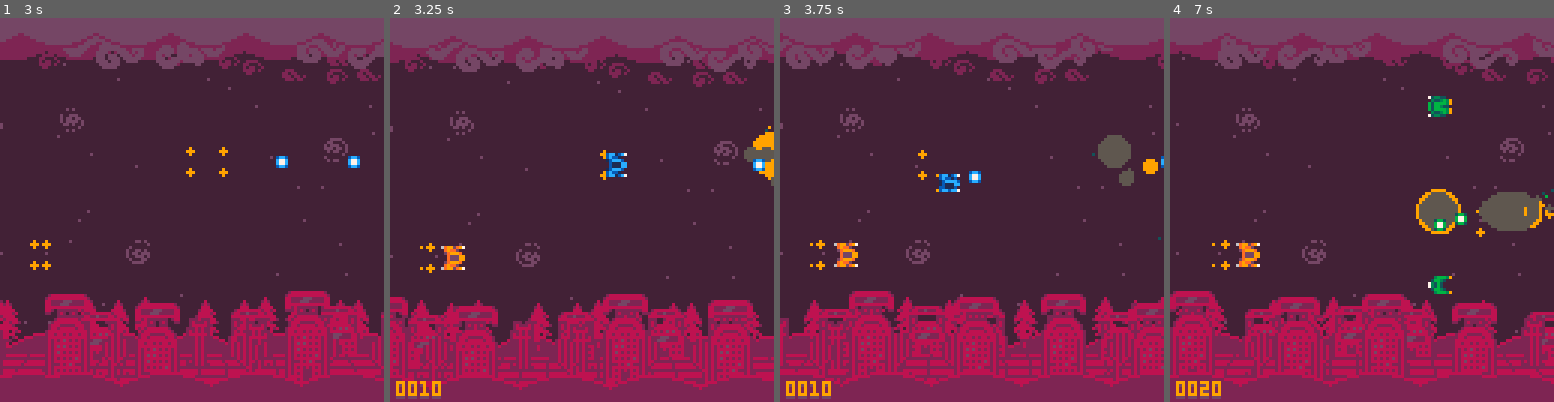
Above: before the commit, frames 1-4 (left to right).
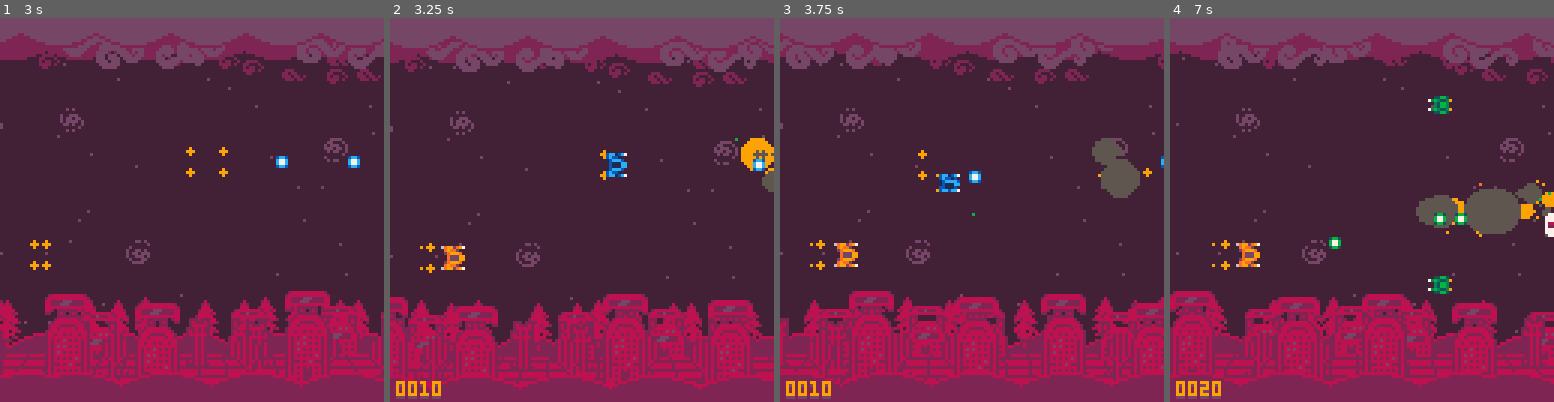
Above: after the commit, the same moments.

Repository: Sarah-Duck/toxic-invaders
Game: PICO-8 cartridge pico-bhell.p8
The game is run twice, just before and just after one commit, with the same random seed, the same clock (stepped at 60 frames per second) and the same inputs.
Inputs:
- Up to frame 1 (3 s): tap X (X key) at 0.33, 1.07, 1.85, 2.97 s; tap O (Z key) at 0.7, 1.7, 2.1, 2.5, 2.9 s; hold Right 1.6-2.1 s; hold Up 2.15-2.42 s; hold Right from 2.47 s (still down)
- Up to frame 2 (3.25 s): release Right at 3.03 s; hold Left from 3.08 s (still down)
- Up to frame 3 (3.75 s): tap O (Z key) at 3.3, 3.7 s; release Left at 3.58 s; hold Down from 3.63 s (still down)
- Up to frame 4 (7 s): release Down at 3.97 s; hold Right 4.02-4.68 s; tap X (X key) at 4.08, 5.2, 6.32 s; tap O (Z key) every 0.4 s from 4.1 to 6.9 s; hold Up 4.73-5.03 s; hold Left 5.08-5.68 s; hold Down 5.73-6.03 s; hold Right 6.08-6.58 s; hold Right from 6.63 s (still down)

Frame 1 is identical in both runs. In frame 2, 0.6% of the frame differs, in the area x 89-100%, y 28-46%; in frame 3, 0.9%; in frame 4, 2.5%, in the area x 41-100%, y 20-72%.

Commit message:
Main menu and win music!!! score scrolls in too
also fixed boss dropping stuff ONCE AND FOR ALL!!!!!!

Diff:
--- a/draw.lua
+++ b/draw.lua
@@ -30,7 +30,7 @@
         end
     end
 end
-if not gamerunning or menuscroll < 1 then
+if not gamerunning or currentwave == 1 then
 
     menuscroll += scrollspeed
 
@@ -58,7 +58,8 @@
 
 --final score screen and outro transition
 if currentwave == 20 then
-    finalscorescreen(0,0)
+    menuscroll = lerp(menuscroll,1,0.05)
+    finalscorescreen(menuscroll,0)
 
     --outro acid transition
     if isoutro then
--- a/enemies.lua
+++ b/enemies.lua
@@ -1,5 +1,6 @@
 enemies = {}
 canshootatx = 126 --the point on screen when they can start shooting. this needs to be a thing for the final boss portal
+finalbossalive = true --final boss WONT drop shit
 function killallenemies()
     for i = 1, #enemies, 1 do
         enemies[i].health = -1
@@ -26,14 +27,13 @@
     end
 end
 
-function enemydie(enemy, sound, soundchannel, points, isboss, drop)
-    --the drop option is a stupid hack, only the final boss gets to use it.
+function enemydie(enemy, sound, soundchannel, points, isboss)
     if enemy.health < 1 then --no health? die.
         local x,y = enemy.x,enemy.y
         for i = 1, rnd(enemy.h)+6, 1 do
             addcircle(x+rnd(enemy.w), y+rnd(enemy.h), rnd(4)-2, -rnd(2)-1, 1, 2, rnd({3, 11, 9}), -0.1)
         end
-        if rnd(100) < sqrt(enemy.w*enemy.h)/1.5 and not drop then --you get a better chance of a randomly dropped health from bigger enemies
+        if rnd(100) < sqrt(enemy.w*enemy.h)/1.5 and finalbossalive then --you get a better chance of a randomly dropped health from bigger enemies
             addpickup(x+rnd(enemy.w), y+rnd(enemy.h), 48)
         end
         if isboss then
@@ -41,7 +41,7 @@
             sfx(60,-2) --stop missle sound, less tokens to just have it here.
             despawnallbullets = true
             killallenemies()
-            if not gameover and not drop then
+            if not gameover and finalbossalive then
                 addpickup(x+rnd(32), y+rnd(32))
                 addpickup(x+rnd(32), y+rnd(32), 48)
             end
@@ -680,8 +680,9 @@
                     moves[(currentwavetime\14)%#moves+1]()
                 end
             end
-            enemydie(enemy,17,2,1000,true,1) --die!!!!!!!
+            enemydie(enemy,17,2,1000,true) --die!!!!!!!
         else
+            finalbossalive = false
             playsong(-1,1000)
             killallenemies()
             despawnallbullets = true
--- a/objects.lua
+++ b/objects.lua
@@ -47,6 +47,7 @@
         currentsong = song
     end
 end
+playsong(29) --main menu music
 
 function addplayer1() --reduces tokens since called once per gamemmode
     addplayer(18, 60, 16, 17, 18, 3)
--- a/waves.lua
+++ b/waves.lua
@@ -13,6 +13,13 @@
     start = function()
         addbasicenemy(150, 60, 0.15)
     end,
+    everysecond = function ()
+        if currentwavetime > 1.9 then
+            playsong(0)
+        end
+    end,
+    song = -1,
+    fade = 1800
 }
 
 for i = 2, 16, 1 do
@@ -268,13 +275,15 @@
         canshootatx = 110
         addfinalboss()
     end,
-    song = 17
+    song = 17,
+    fade = 500
 }
 
 --ending score screen
 wave[20] = {
     delay = 4,
     start = function()
+        menuscroll = 128 --so that the score menu can scroll in
         if not coopmode and highscore0 < currentscore then
             dset(0, currentscore) --set singleplayer score
         elseif coopmode and highscore1 < currentscore then
@@ -282,7 +291,8 @@
         end
     end,
     conditions = function()
-    end
+    end,
+    song = 31,
 }
 
 foreach(wave, function(wave) if not wave.conditions then wave.conditions = function() if #enemies < 1 then return true end end end end) --if there are no conditons for a wave, give them one. look at all those ends!!!!
@@ -298,8 +308,8 @@
         end
     end
     if wave[currentwave].conditions() then
-        if wave[currentwave+1].song then
-            playsong(wave[currentwave+1].song)
+        if wave[currentwave+1].song and currentwave ~= 19 then --dont want the final wave to play the next song for dramatic effect
+            playsong(wave[currentwave+1].song, wave[currentwave+1].fade or 0)
         end
         delaytimer += ft
         if delaytimer > wave[currentwave+1].delay then
@@ -312,6 +322,5 @@
     currentwave = num
     everysecondtimer,currentwavetime,delaytimer = 0,0,0
     wave[currentwave].start()
-    local song = wave[currentwave].song or 0
-    playsong(song)
+    playsong(wave[currentwave].song or 0, wave[currentwave].fade or 0)
 end
Not shown, changed: the music (__music__) section of pico-bhell.p8
Not shown, changed: the sound effects (__sfx__) section of pico-bhell.p8
